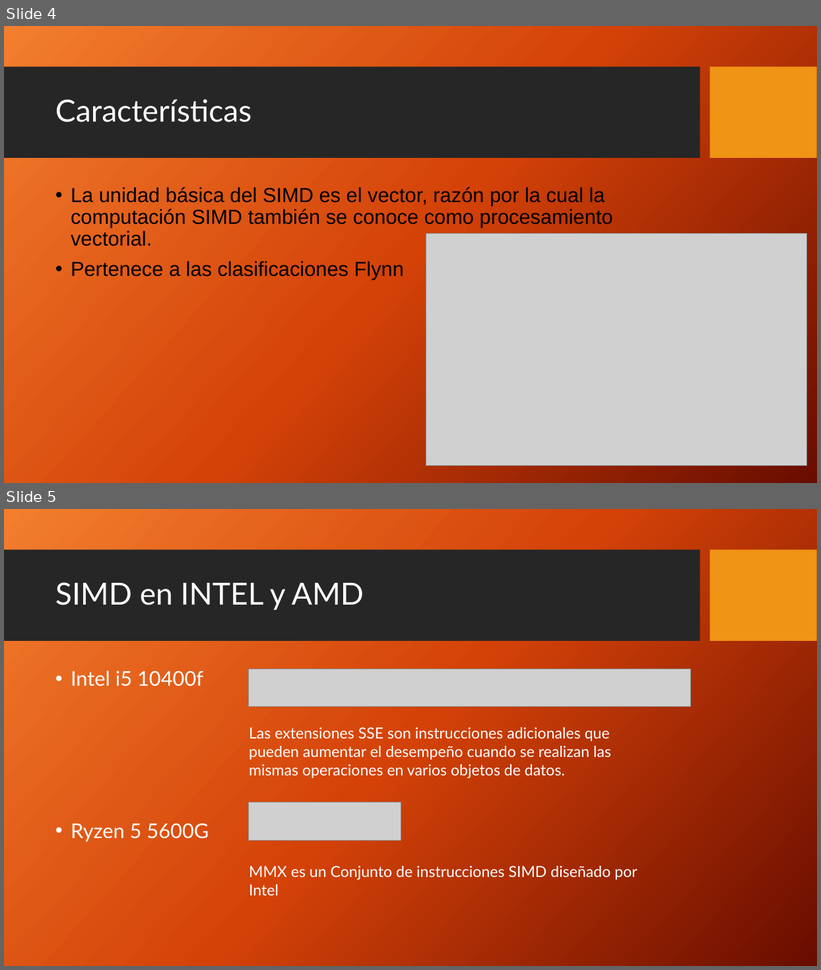
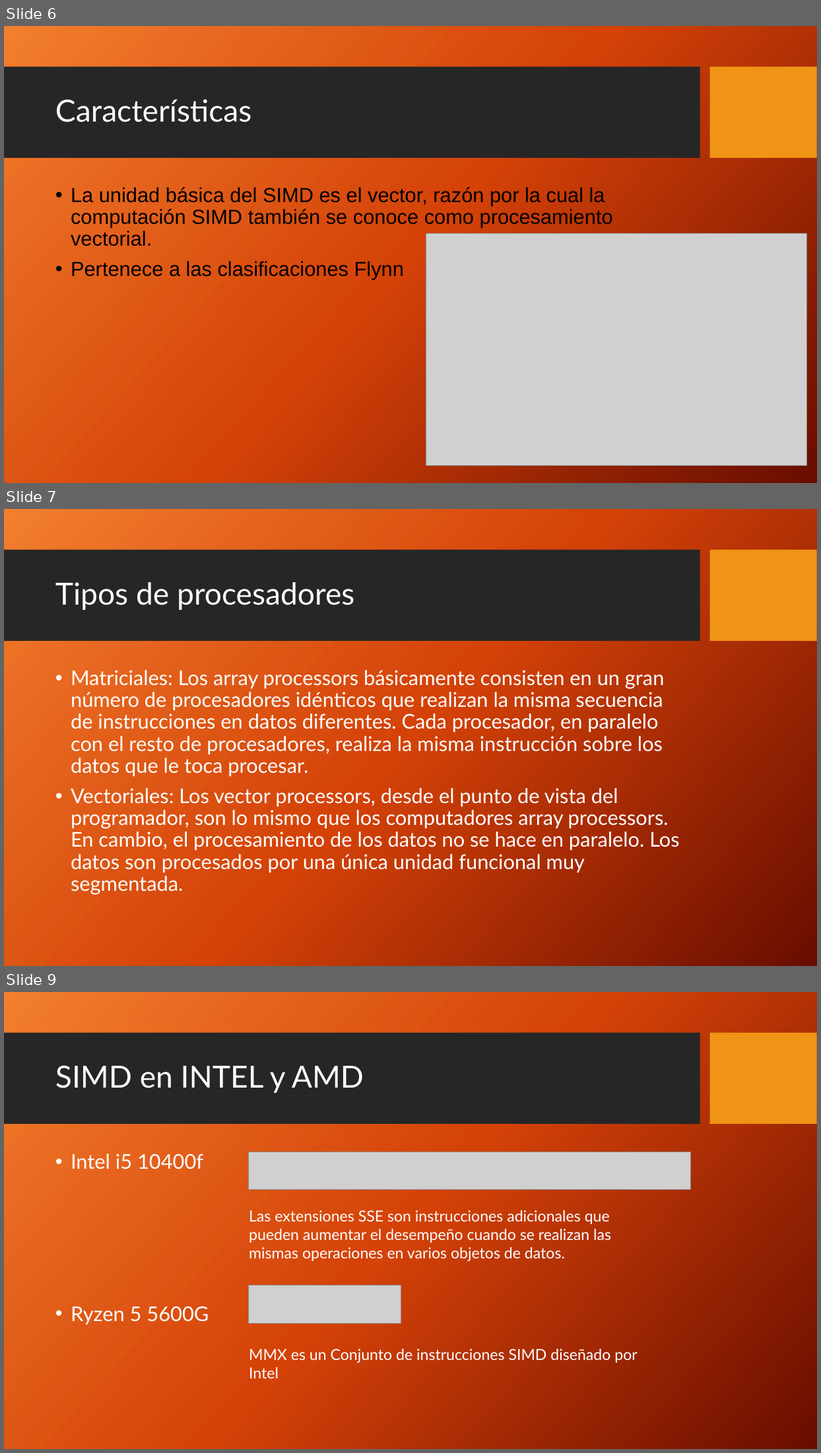
Before and after one commit to emi33/Segundo-Semestre-, a slide deck: Arquitectura de Hardware Computacional/Maquinas SIMD.pptx. Shown one above the other, each under a label of ours: slides 4 and 5 before the commit, slides 6, 7 and 9 after it; the slides between them are not shown. The pictures are 821x970 and 821x1453 pixels, drawn with LibreOffice and Linux fonts; fonts in the diff are those of the drawing; grey boxes stand for pictures; background and template pictures are left out. Boxes give left, top, right and bottom in pixels: in the first picture for what was removed or moved away, otherwise in the second. Text is boxed around its words. In the diff, an @@ line names an element or a change of style, - is before the commit and + after.

```diff
--- a/Arquitectura de Hardware Computacional/Maquinas SIMD.pptx
+++ b/Arquitectura de Hardware Computacional/Maquinas SIMD.pptx
@@ slide 7 added at bbox=[4, 509, 817, 966], background picture (left out); not listed: 2 template elements that a slide beside it also shows @@
@@ title added at bbox=[55, 582, 354, 610], 36 pt, text #FFFFFF @@
+Tipos de procesadores
@@ text added at bbox=[71, 670, 680, 895], 24 pt, text #FFFFFF @@
+• Matriciales: Los array processors básicamente consisten en un gran número de procesadores idénticos que realizan la misma secuencia de instrucciones en datos diferentes. Cada procesador, en paralelo con el resto de procesadores, realiza la misma instrucción sobre los datos que le toca procesar.
+• Vectoriales: Los vector processors, desde el punto de vista del programador, son lo mismo que los computadores array processors. En cambio, el procesamiento de los datos no se hace en paralelo. Los datos son procesados por una única unidad funcional muy segmentada.
@@ what was slide 4 is now slide 6 @@
@@ what was slide 5 is now slide 9 @@
```
Also in this commit, not shown: 2 slides changed, 4 other slides added, 4 other files.
